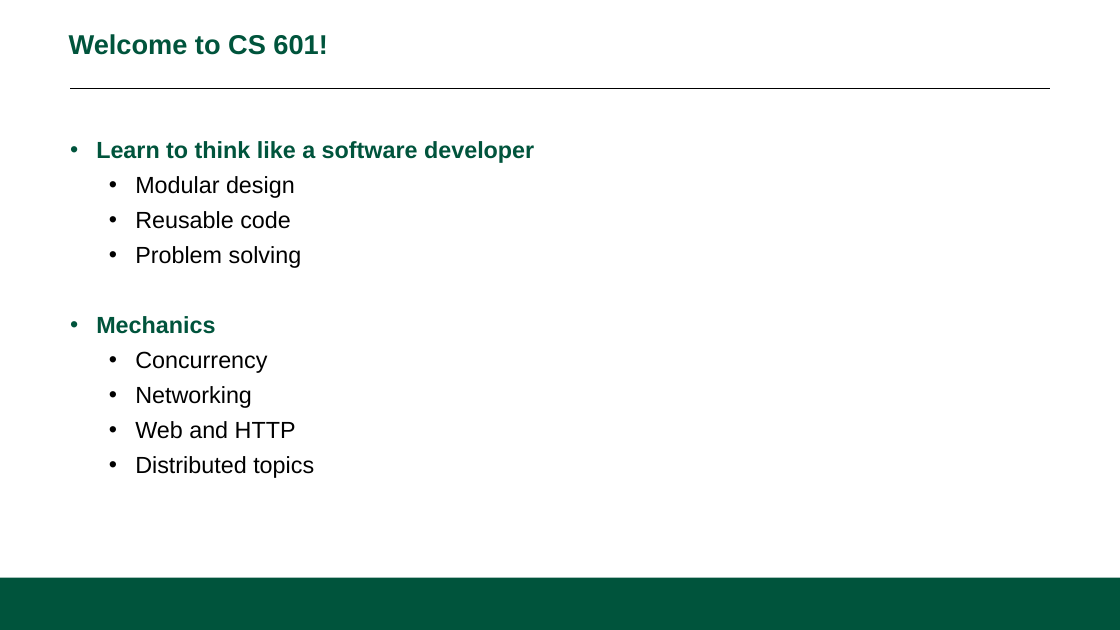
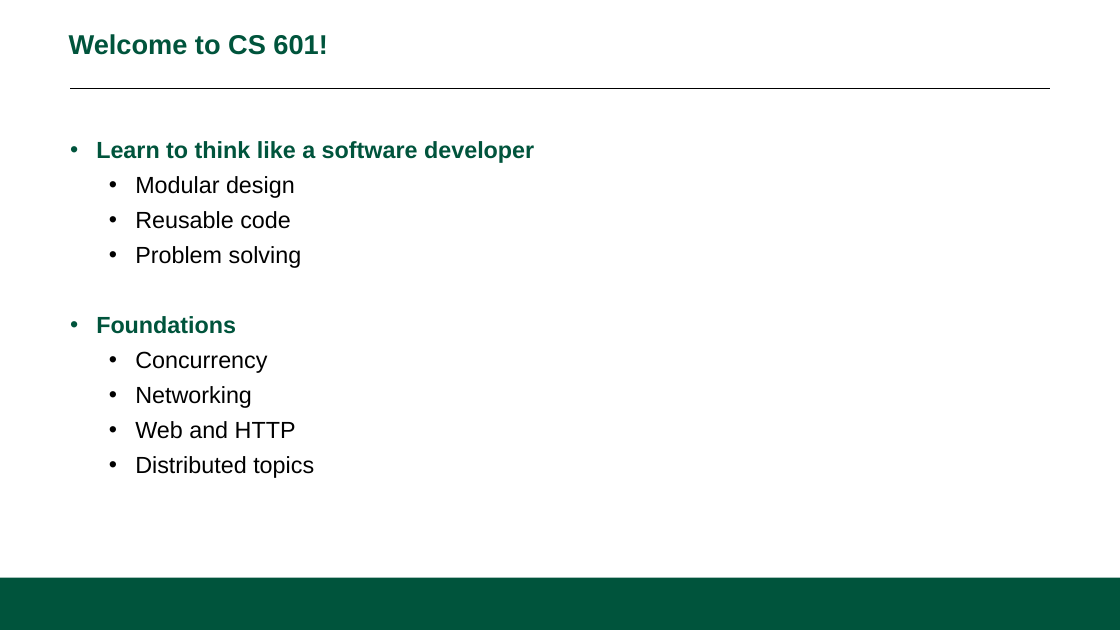
Before and after one commit to CS601-F15/lectures, a slide deck: slide 2 of slides/intro.pptx. Drawn at 1120x630 pixels with LibreOffice and Linux fonts; fonts in the diff are those of the drawing; background and template pictures are left out. Boxes give left, top, right and bottom in pixels: in the first picture for what was removed or moved away, otherwise in the second. Text is boxed around its words. In the diff, an @@ line names an element or a change of style, - is before the commit and + after.

```diff
--- a/slides/intro.pptx
+++ b/slides/intro.pptx
@@ text at [96, 316, 236, 334]: text changed @@
-    • Mechanics
+    • Foundations
```
Also in this commit, not shown: 1 slide added, 1 other file.
